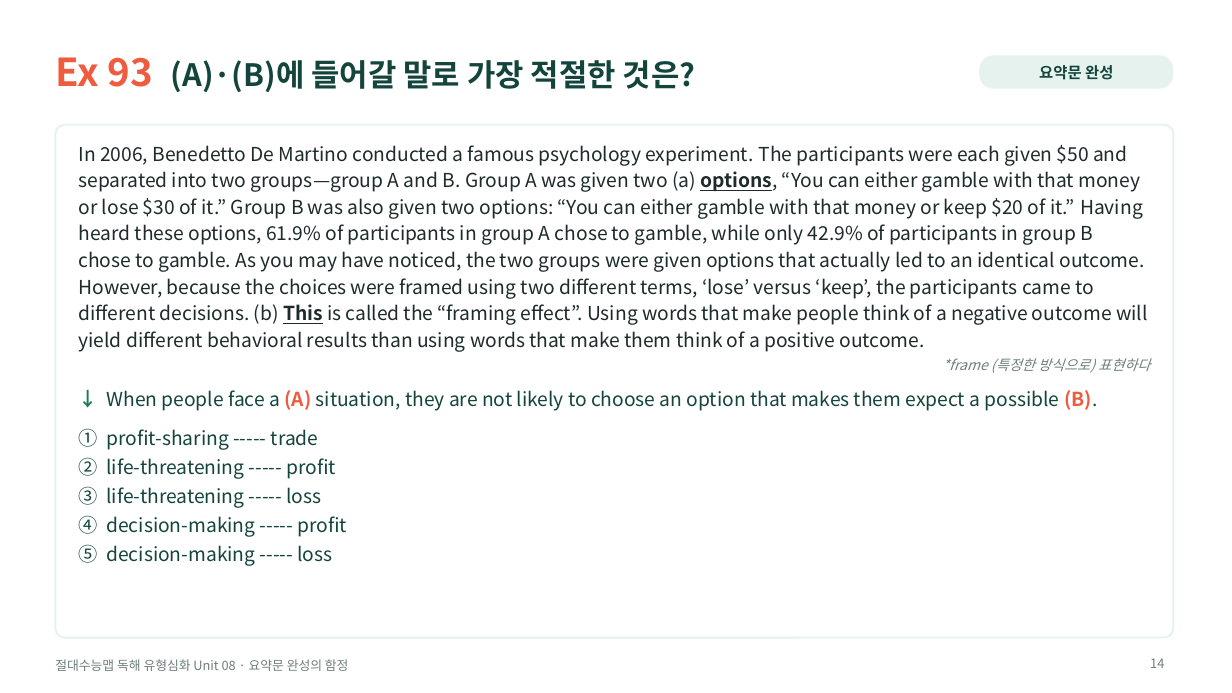
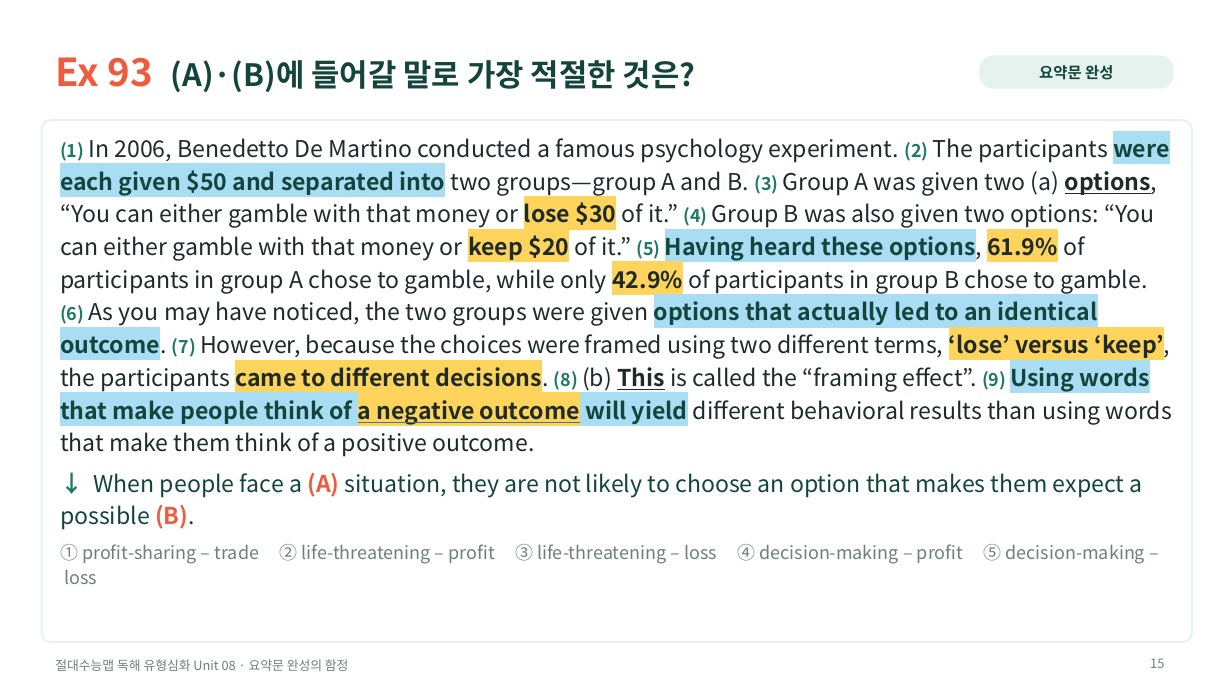
Before and after one commit to HUFSDavid/HUFSDavid, a slide deck: slide 15 of 절대수능맵_독해유형심화_Unit08_수업PPT.pptx (slide 14 before the commit). Drawn at 1232x693 pixels with LibreOffice and Linux fonts; fonts in the diff are those of the drawing. Boxes give left, top, right and bottom in pixels: in the first picture for what was removed or moved away, otherwise in the second. Text is boxed around its words. In the diff, an @@ line names an element or a change of style, - is before the commit and + after.

```diff
--- a/절대수능맵_독해유형심화_Unit08_수업PPT.pptx
+++ b/절대수능맵_독해유형심화_Unit08_수업PPT.pptx
@@ rounded rectangle: place and size @@
-rounded rectangle at <box>55,125,1174,638</box>
+rounded rectangle at <box>42,120,1192,642</box>
@@ text at <box>60,138,1172,457</box>: text changed; size 15 to 18 pt @@
-In 2006, Benedetto De Martino conducted a famous psychology experiment. The participants were each given $50 and separated into two groups—group A and B. Group A was given two (a) options, “You can either gamble with that money or lose $30 of it.” Group B was also given two options: “You can either gamble with that money or keep $20 of it.” Having heard these options, 61.9% of participants in group A chose to gamble, while only 42.9% of participants in group B chose to gamble. As you may have noticed, the two groups were given options that actually led to an identical outcome. However, because the choices were framed using two different terms, ‘lose’ versus ‘keep’, the participants came to different decisions. (b) This is called the “framing effect”. Using words that make people think of a negative outcome will yield different behavioral results than using words that make them think of a positive outcome.
-*frame (특정한 방식으로) 표현하다
+(1) In 2006, Benedetto De Martino conducted a famous psychology experiment. (2) The participants were each given $50 and separated into two groups—group A and B. (3) Group A was given two (a) options, “You can either gamble with that money or lose $30 of it.” (4) Group B was also given two options: “You can either gamble with that money or keep $20 of it.” (5) Having heard these options, 61.9% of participants in group A chose to gamble, while only 42.9% of participants in group B chose to gamble. (6) As you may have noticed, the two groups were given options that actually led to an identical outcome. (7) However, because the choices were framed using two different terms, ‘lose’ versus ‘keep’, the participants came to different decisions. (8) (b) This is called the “framing effect”. (9) Using words that make people think of a negative outcome will yield different behavioral results than using words that make them think of a positive outcome.
@@ text "(1) In 2006, Benedetto De ...": place and size @@
-text "(1) In 2006, Benedetto De ..." at <box>79,145,1150,566</box>
+text "(1) In 2006, Benedetto De ..." at <box>60,138,1172,564</box>
@@ text at <box>60,473,1142,530</box>: size 15 to 18 pt in "↓ When people face a (A) situation, ..."; line spacing 1.15 to 1.18; less space between paragraphs @@
@@ text at <box>60,544,1146,564</box>: text changed; size 15 to 14 pt; text colour #14453D to #6E7F7C @@
-① profit-sharing ----- trade
-② life-threatening ----- profit
-③ life-threatening ----- loss
-④ decision-making ----- profit
-⑤ decision-making ----- loss
+① profit-sharing – trade ② life-threatening – profit ③ life-threatening – loss ④ decision-making – profit ⑤ decision-making – loss
@@ page number at <box>1150,658,1164,668</box>: text changed @@
-14
+15
```
Also in this commit, not shown: 51 other slides changed, 14 slides added, 29 slides removed, 5 other files.
